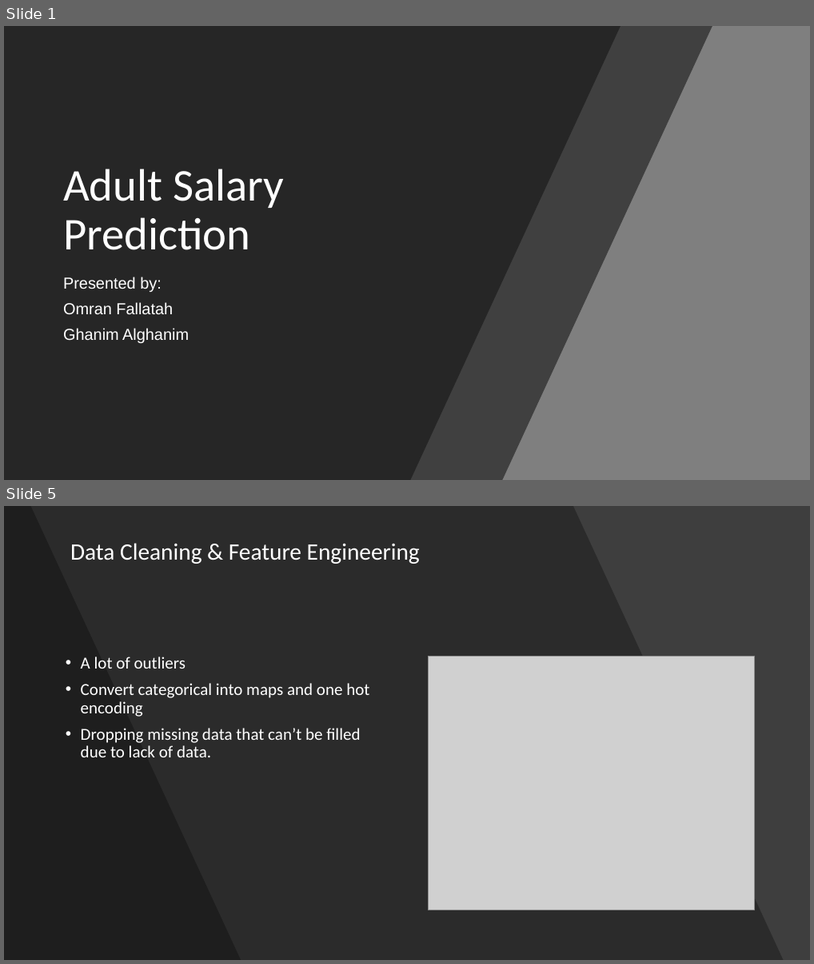
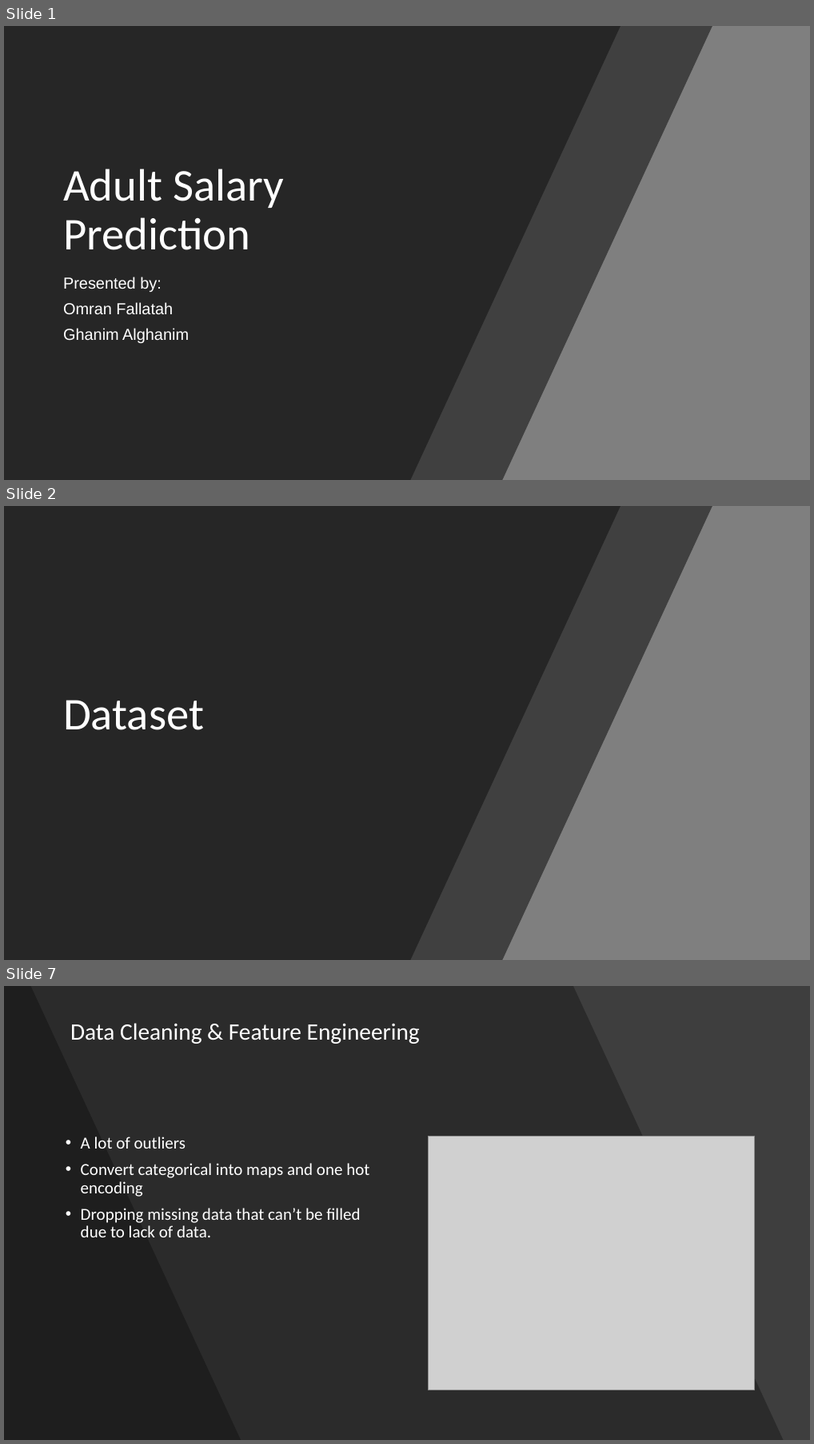
Before and after one commit to L9Sneaky/Classification, a slide deck: Adult Salary Prediction.pptx. Shown one above the other, each under a label of ours: slides 1 and 5 before the commit, slides 1, 2 and 7 after it; the slides between them are not shown. The pictures are 814x964 and 814x1444 pixels, drawn with LibreOffice and Linux fonts; fonts in the diff are those of the drawing; grey boxes stand for pictures. Boxes give left, top, right and bottom in pixels: in the first picture for what was removed or moved away, otherwise in the second. Text is boxed around its words. In the diff, an @@ line names an element or a change of style, - is before the commit and + after.

```diff
--- a/Adult Salary Prediction.pptx
+++ b/Adult Salary Prediction.pptx
@@ slide 2 added at <box>4,506,810,960</box>, background #7C7C7C @@
@@ rectangle added at <box>4,506,810,960</box>, fill #7F7F7F @@
@@ freeform shape added at <box>4,506,621,960</box>, fill #262626 @@
@@ freeform shape added at <box>86,506,713,960</box>, fill #262626 at 70% opacity @@
@@ title added at <box>63,700,204,730</box>, 54 pt, text #FFFFFF @@
+Dataset
@@ what was slide 5 is now slide 7 @@
```
Also in this commit, not shown: 1 slide changed, 4 other slides added, 2 slides removed, 1 other file.
